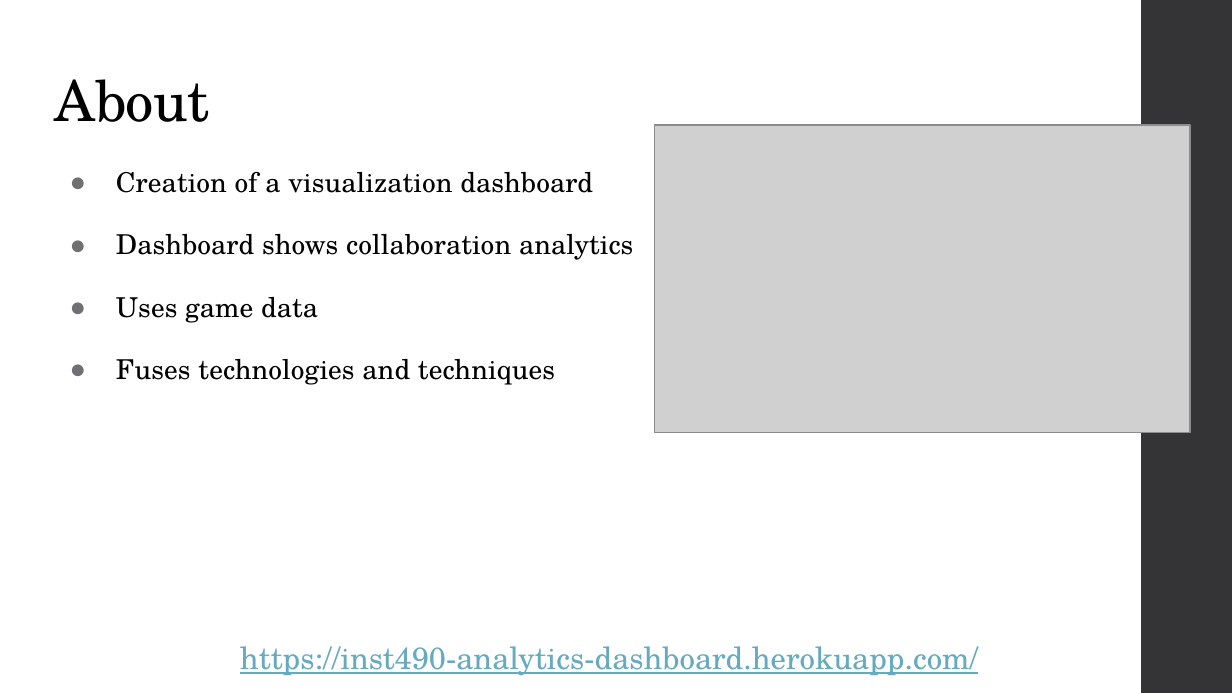
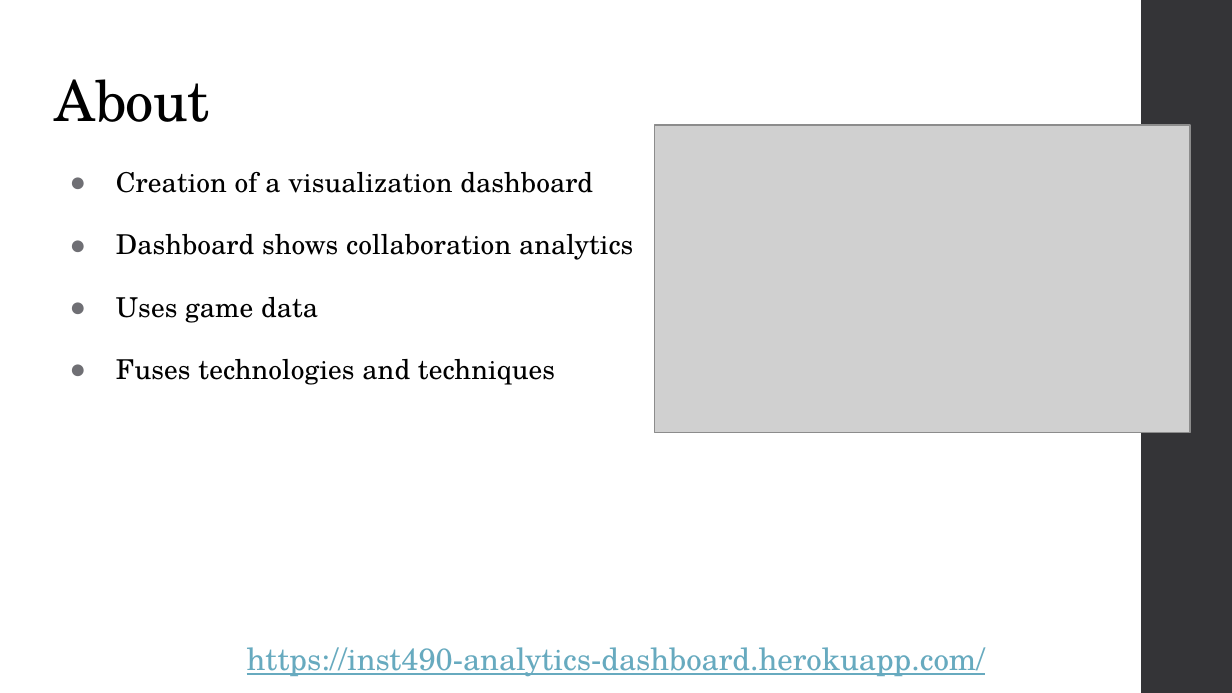
Before and after one commit to connormcdxc/Analytics-Dashboard, a slide deck: slide 2 of public/pdf/Capstone Presentation.pptx. Drawn at 1232x693 pixels with LibreOffice and Linux fonts; fonts in the diff are those of the drawing; grey boxes stand for pictures. Boxes give left, top, right and bottom in pixels: in the first picture for what was removed or moved away, otherwise in the second. Text is boxed around its words. In the diff, an @@ line names an element or a change of style, - is before the commit and + after.

```diff
--- a/public/pdf/Capstone Presentation.pptx
+++ b/public/pdf/Capstone Presentation.pptx
@@ text "https://inst490-analytics-dashboard.herokuapp.com/": place and size @@
-text "https://inst490-analytics-dashboard.herokuapp.com/" at (240, 646, 978, 676)
+text "https://inst490-analytics-dashboard.herokuapp.com/" at (247, 647, 985, 677)
```
Also in this commit, not shown: 5 other slides changed, 1 other file.
